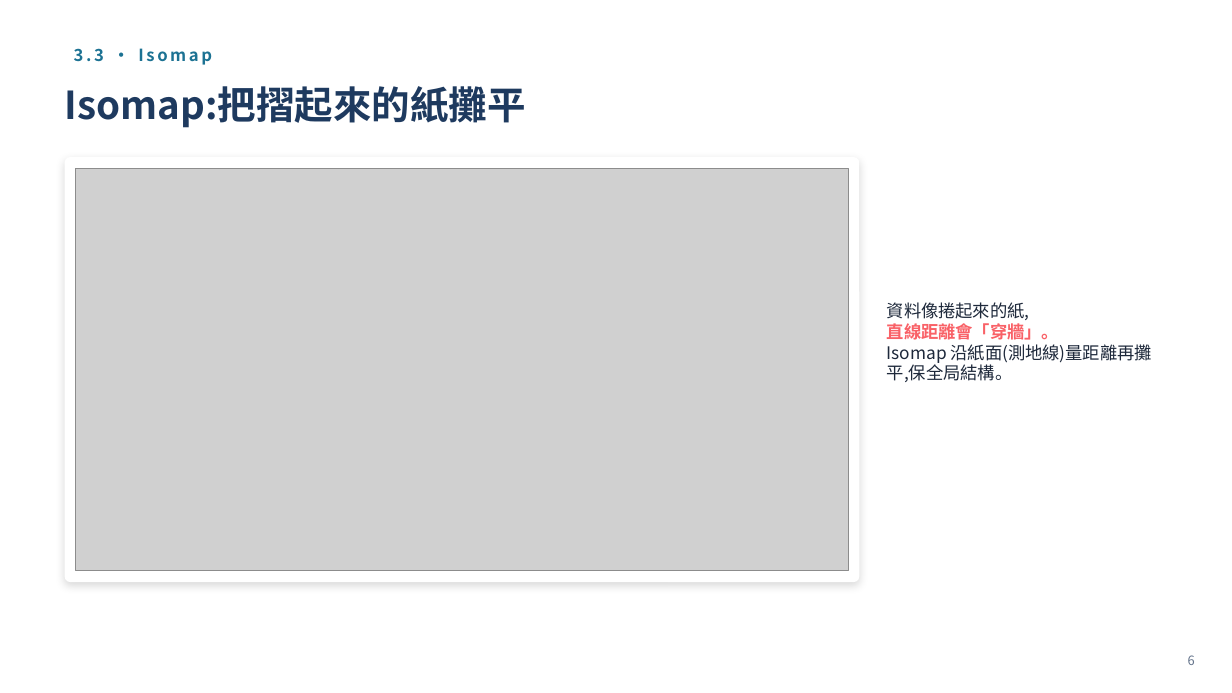
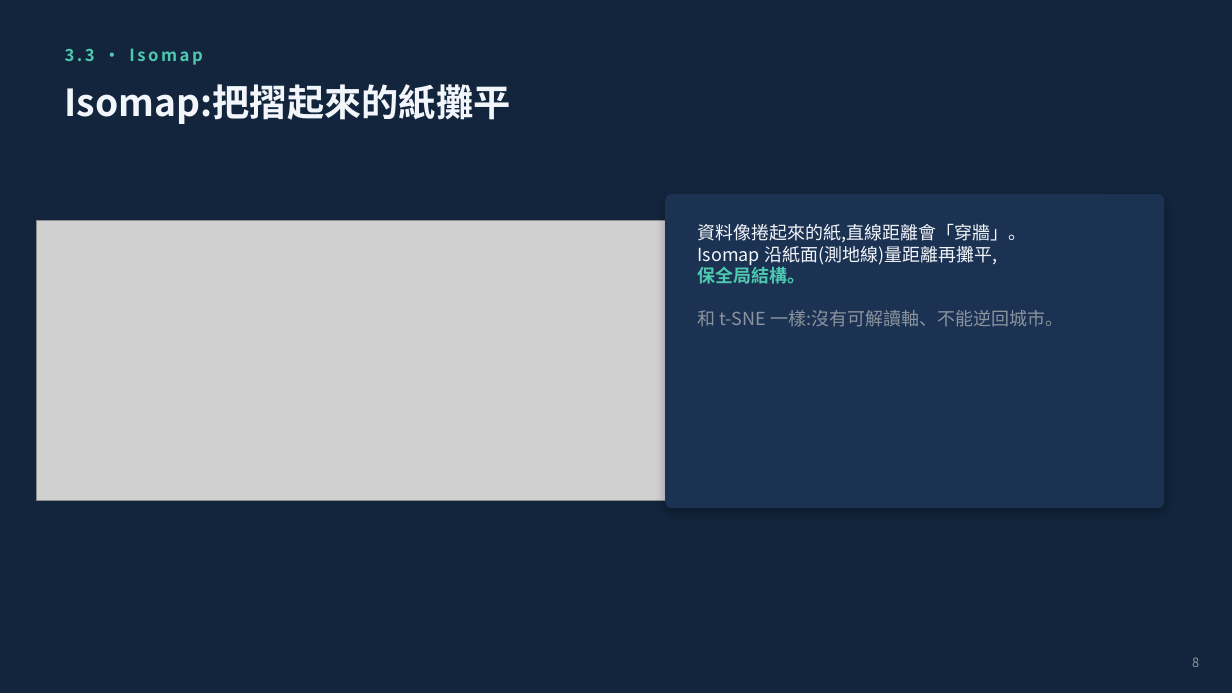
Before and after one commit to scott-lbx/ws-df26-w18, a slide deck: slide 10 of 07_Latent_Urban/潛空間教學簡報.pptx (slide 8 before the commit). Drawn at 1232x693 pixels with LibreOffice and Linux fonts; fonts in the diff are those of the drawing; grey boxes stand for pictures. Boxes give left, top, right and bottom in pixels: in the first picture for what was removed or moved away, otherwise in the second. Text is boxed around its words. In the diff, an @@ line names an element or a change of style, - is before the commit and + after.

```diff
--- a/07_Latent_Urban/潛空間教學簡報.pptx
+++ b/07_Latent_Urban/潛空間教學簡報.pptx
@@ background #FFFFFF to #12253C @@
@@ text "3.3 · Isomap" at <box>65,48,203,65</box>: text colour #1C7293 to #4EC9B0 @@
@@ text "Isomap:把摺起來的紙攤平" at <box>65,84,511,124</box>: size 30 to 29 pt, text colour #1E3A5F to #F2F5FA @@
@@ rounded rectangle removed at <box>65,157,860,582</box> @@
@@ rounded rectangle added at <box>665,194,1165,508</box>, fill #1C3252 @@
@@ picture: place and size @@
-picture at <box>76,168,848,571</box>
+picture at <box>37,220,702,500</box>
@@ text "資料像捲起來的紙,直線距離會「穿牆」。" at <box>697,223,1063,327</box>: vertical alignment middle to top @@
@@ text at <box>697,223,1063,327</box>: text changed; size 13.5 to 14 pt; text colour #1E293B to #F2F5FA @@
-資料像捲起來的紙,
-直線距離會「穿牆」。
-Isomap 沿紙面(測地線)量距離再攤平,保全局結構。
+資料像捲起來的紙,直線距離會「穿牆」。
+Isomap 沿紙面(測地線)量距離再攤平,
+保全局結構。
+和 t-SNE 一樣:沒有可解讀軸、不能逆回城市。
@@ text removed at <box>1188,655,1195,665</box> @@
-6
@@ text added at <box>1192,657,1199,667</box>, 10 pt, text #8B949E @@
+8
```
Also in this commit, not shown: 18 other slides changed, 12 slides added, 3 slides removed, 9 other files.
